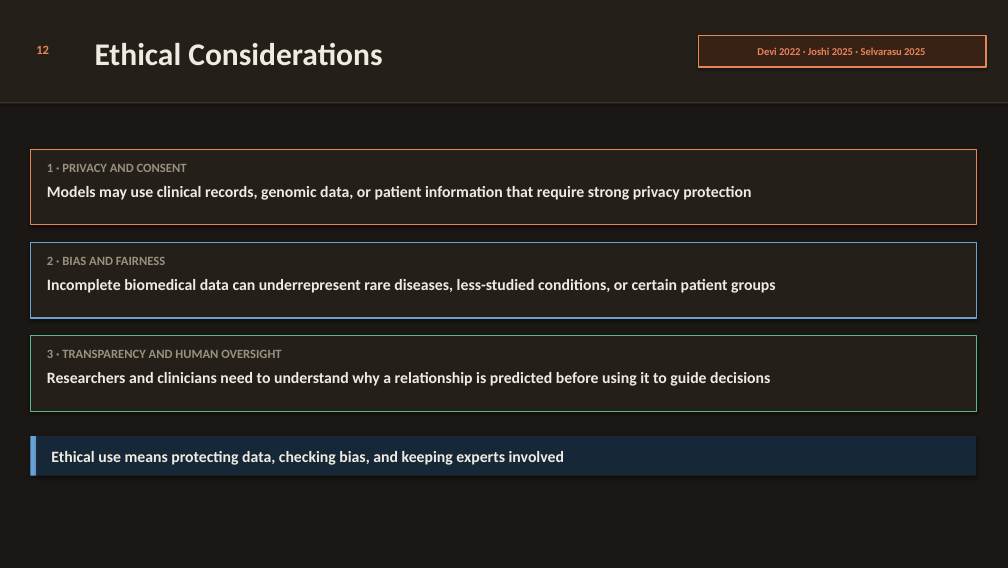
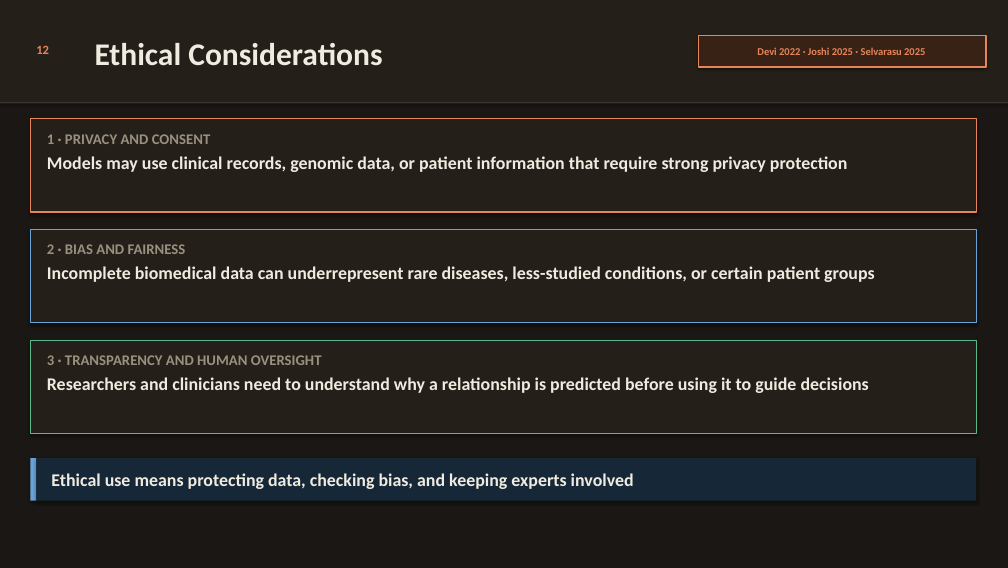
Before and after one commit to yc-02/yc-02.github.io, a slide deck: slide 21 of download/slides.pptx. Drawn at 1008x568 pixels with LibreOffice and Linux fonts; fonts in the diff are those of the drawing. Boxes give left, top, right and bottom in pixels: in the first picture for what was removed or moved away, otherwise in the second. Text is boxed around its words. In the diff, an @@ line names an element or a change of style, - is before the commit and + after.

```diff
--- a/download/slides.pptx
+++ b/download/slides.pptx
@@ rectangle: place and size @@
-rectangle at [30,149,976,225]
+rectangle at [30,119,976,212]
@@ size 15 to 17 pt in 4 elements at [47,377,869,393], [47,266,874,282], [51,473,634,489], [47,156,847,172] @@
@@ size 12 to 14 pt in 3 elements at [47,355,322,365], [47,244,186,254], [47,134,211,144] @@
@@ text "Models may use clinical records, ...": place and size @@
-text "Models may use clinical records, ..." at [47,186,751,200]
+text "Models may use clinical records, ..." at [47,156,847,172]
@@ text "1 · PRIVACY AND CONSENT": place and size @@
-text "1 · PRIVACY AND CONSENT" at [47,164,187,172]
+text "1 · PRIVACY AND CONSENT" at [47,134,211,144]
@@ rectangle: place and size @@
-rectangle at [30,242,976,318]
+rectangle at [30,229,976,322]
@@ text "2 · BIAS AND FAIRNESS": place and size @@
-text "2 · BIAS AND FAIRNESS" at [47,257,165,265]
+text "2 · BIAS AND FAIRNESS" at [47,244,186,254]
@@ text "Incomplete biomedical data can underrepresent ...": place and size @@
-text "Incomplete biomedical data can underrepresent ..." at [47,279,775,293]
+text "Incomplete biomedical data can underrepresent ..." at [47,266,874,282]
@@ rectangle: place and size @@
-rectangle at [30,335,976,411]
+rectangle at [30,340,976,433]
@@ 2 rectangles, 1 text: place and size @@
-2 rectangles, 1 text at [30,436,976,475]
+2 rectangles, 1 text at [30,458,976,500]
```
Also in this commit, not shown: 20 other slides changed, 2 slides added, 1 other file.
